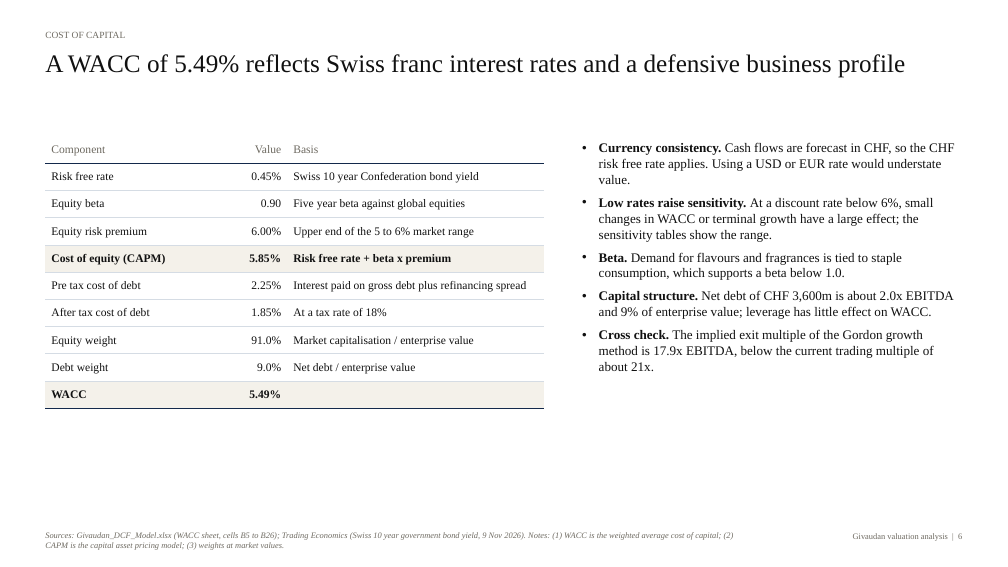
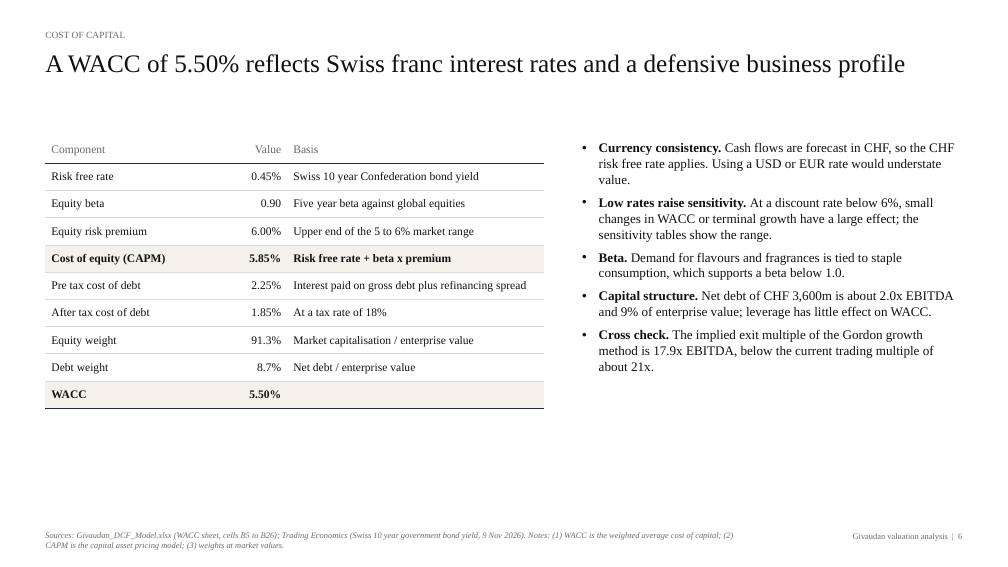
Before and after one commit to pascalielric/financelab, a slide deck: slide 6 of downloads/Givaudan_Valuation_Deck.pptx. Drawn at 1008x567 pixels with LibreOffice and Linux fonts; fonts in the diff are those of the drawing. Boxes give left, top, right and bottom in pixels: in the first picture for what was removed or moved away, otherwise in the second. Text is boxed around its words. In the diff, an @@ line names an element or a change of style, - is before the commit and + after.

```diff
--- a/downloads/Givaudan_Valuation_Deck.pptx
+++ b/downloads/Givaudan_Valuation_Deck.pptx
@@ text at (45, 54, 905, 78): text changed @@
-A WACC of 5.49% reflects Swiss franc interest rates and a defensive business profile
+A WACC of 5.50% reflects Swiss franc interest rates and a defensive business profile
@@ table at (45, 136, 544, 408) @@
-row 8, column 2: 91.0%
+row 8, column 2: 91.3%
-row 9, column 2: 9.0%
+row 9, column 2: 8.7%
-row 10, column 2: 5.49%
+row 10, column 2: 5.50%
```
Also in this commit, not shown: 7 other slides changed, 8 other files.
